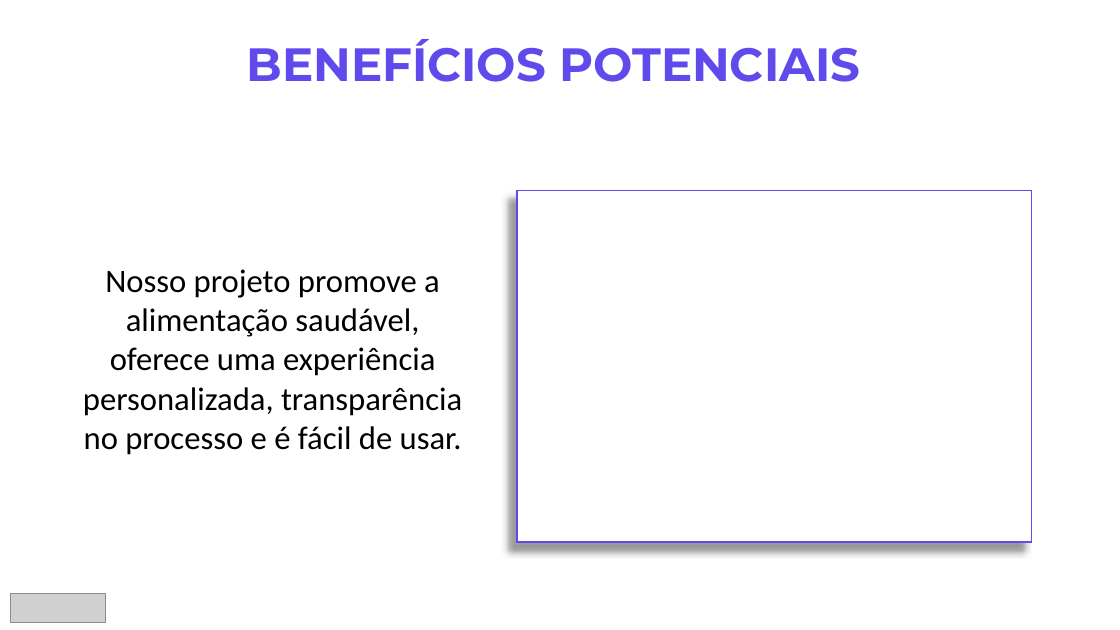
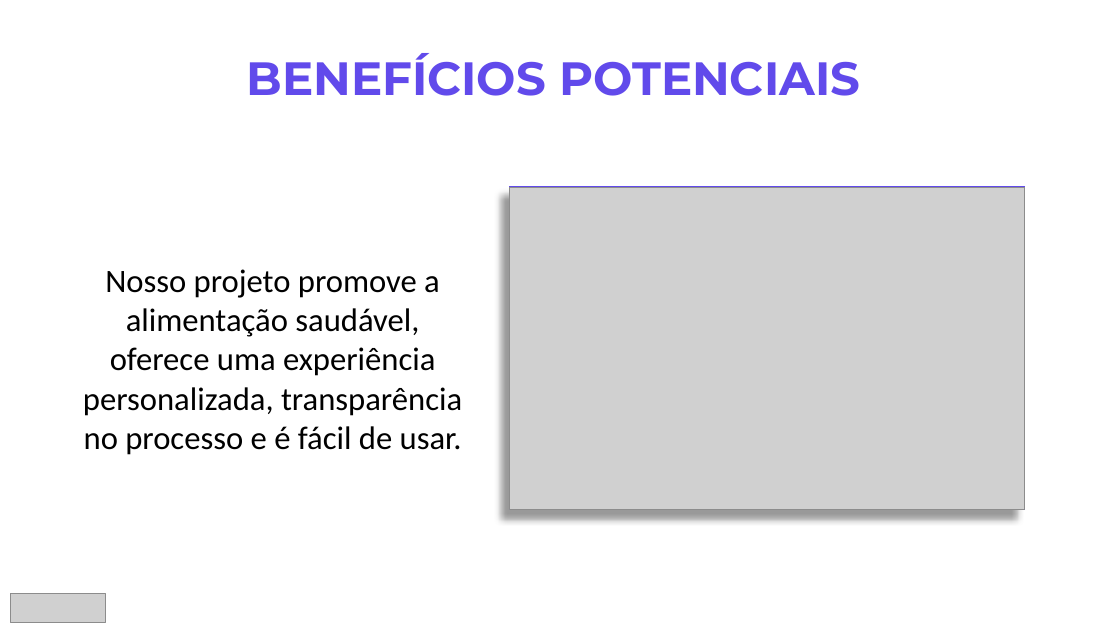
Before and after one commit to laylith/balanceadorNutricional, a slide deck: slide 8 of Documentação/Prática Extensionista.pptx. Drawn at 1120x630 pixels with LibreOffice and Linux fonts; fonts in the diff are those of the drawing; grey boxes stand for pictures; background and template pictures are left out. Boxes give left, top, right and bottom in pixels: in the first picture for what was removed or moved away, otherwise in the second. Text is boxed around its words. In the diff, an @@ line names an element or a change of style, - is before the commit and + after.

```diff
--- a/Documentação/Prática Extensionista.pptx
+++ b/Documentação/Prática Extensionista.pptx
@@ text "BENEFÍCIOS POTENCIAIS": place and size @@
-text "BENEFÍCIOS POTENCIAIS" at box(247, 39, 860, 82)
+text "BENEFÍCIOS POTENCIAIS" at box(247, 53, 860, 96)
@@ rectangle: place and size @@
-rectangle at box(518, 191, 1032, 543)
+rectangle at box(510, 187, 1024, 510)
@@ picture added at box(510, 187, 1024, 510) @@
```
Also in this commit, not shown: 8 other slides changed, 1 other file.
